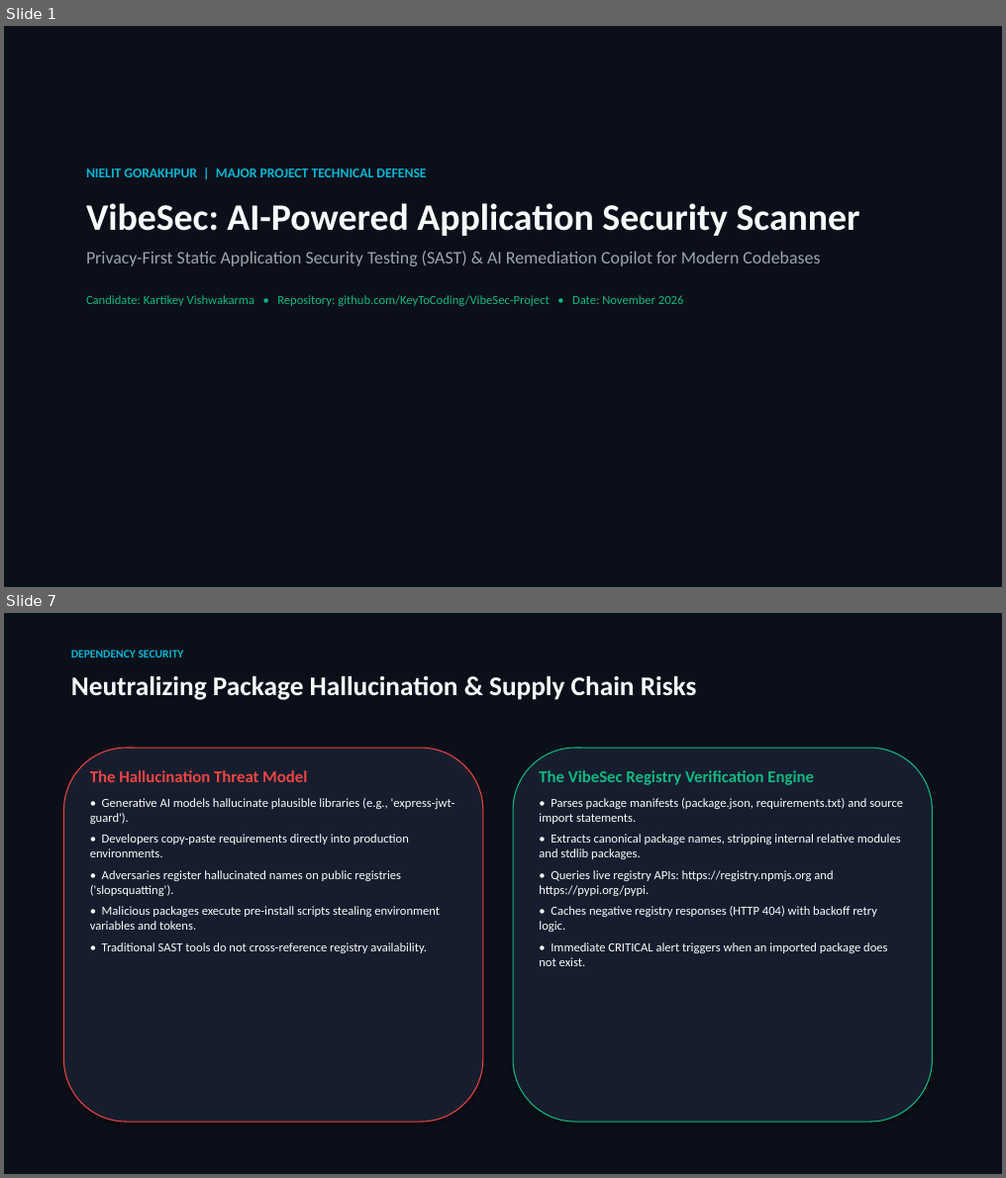
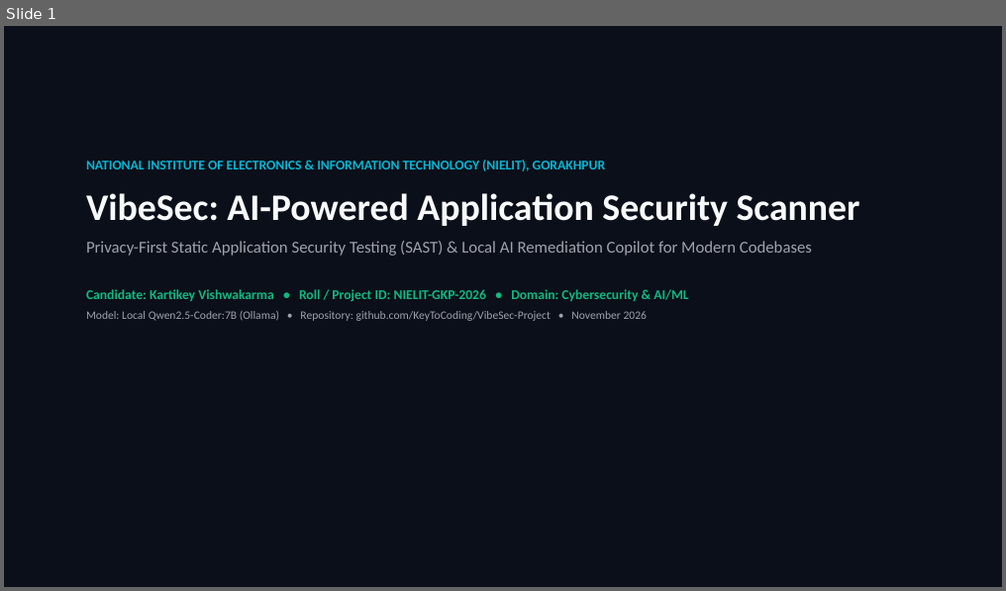
Before and after one commit to KeyToCoding/VibeSec-Project, a slide deck: docs/VibeSec_Final_Project_Presentation.pptx. Shown one above the other, each under a label of ours: slides 1 and 7 before the commit, slide 1 after it; the slides between them are not shown. The pictures are 1006x1178 and 1006x591 pixels, drawn with LibreOffice and Linux fonts; fonts in the diff are those of the drawing. Boxes give left, top, right and bottom in pixels: in the first picture for what was removed or moved away, otherwise in the second. Text is boxed around its words. In the diff, an @@ line names an element or a change of style, - is before the commit and + after.

```diff
--- a/docs/VibeSec_Final_Project_Presentation.pptx
+++ b/docs/VibeSec_Final_Project_Presentation.pptx
@@ slide 7 removed at [4,613,1002,1174], background #FFFFFF @@
@@ rectangle removed at [4,613,1002,1174] @@
@@ text removed at [71,650,184,658] @@
-DEPENDENCY SECURITY
@@ text removed at [71,676,697,700] @@
-Neutralizing Package Hallucination & Supply Chain Risks
@@ rounded rectangle removed at [63,748,483,1122] @@
@@ rounded rectangle removed at [513,748,933,1122] @@
@@ text removed at [90,770,455,954] @@
-The Hallucination Threat Model
-• Generative AI models hallucinate plausible libraries (e.g., 'express-jwt-guard').
-• Developers copy-paste requirements directly into production environments.
-• Adversaries register hallucinated names on public registries ('slopsquatting').
-• Malicious packages execute pre-install scripts stealing environment variables and tokens.
-• Traditional SAST tools do not cross-reference registry availability.
@@ text removed at [539,770,903,966] @@
-The VibeSec Registry Verification Engine
-• Parses package manifests (package.json, requirements.txt) and source import statements.
-• Extracts canonical package names, stripping internal relative modules and stdlib packages.
-• Queries live registry APIs: https://registry.npmjs.org and https://pypi.org/pypi.
-• Caches negative registry responses (HTTP 404) with backoff retry logic.
-• Immediate CRITICAL alert triggers when an imported package does not exist.
@@ slide 1 changed as well @@
@@ text "NATIONAL INSTITUTE OF ELECTRONICS & ...": place and size @@
-text "NATIONAL INSTITUTE OF ELECTRONICS & ..." at [86,169,860,306]
+text "NATIONAL INSTITUTE OF ELECTRONICS & ..." at [86,160,860,321]
@@ text at [86,160,606,172]: text changed @@
-NIELIT GORAKHPUR | MAJOR PROJECT TECHNICAL DEFENSE
+NATIONAL INSTITUTE OF ELECTRONICS & INFORMATION TECHNOLOGY (NIELIT), GORAKHPUR
@@ text at [86,241,812,321]: text changed; size 12 to 11 pt; text colour #10B981 to #9CA3AF @@
-Privacy-First Static Application Security Testing (SAST) & AI Remediation Copilot for Modern Codebases
-Candidate: Kartikey Vishwakarma • Repository: github.com/KeyToCoding/VibeSec-Project • Date: November 2026
+Privacy-First Static Application Security Testing (SAST) & Local AI Remediation Copilot for Modern Codebases
+Candidate: Kartikey Vishwakarma • Roll / Project ID: NIELIT-GKP-2026 • Domain: Cybersecurity & AI/ML
+Model: Local Qwen2.5-Coder:7B (Ollama) • Repository: github.com/KeyToCoding/VibeSec-Project • November 2026
```
Also in this commit, not shown: 3 other slides changed, 14 slides added, 10 other slides removed, 34 other files.
